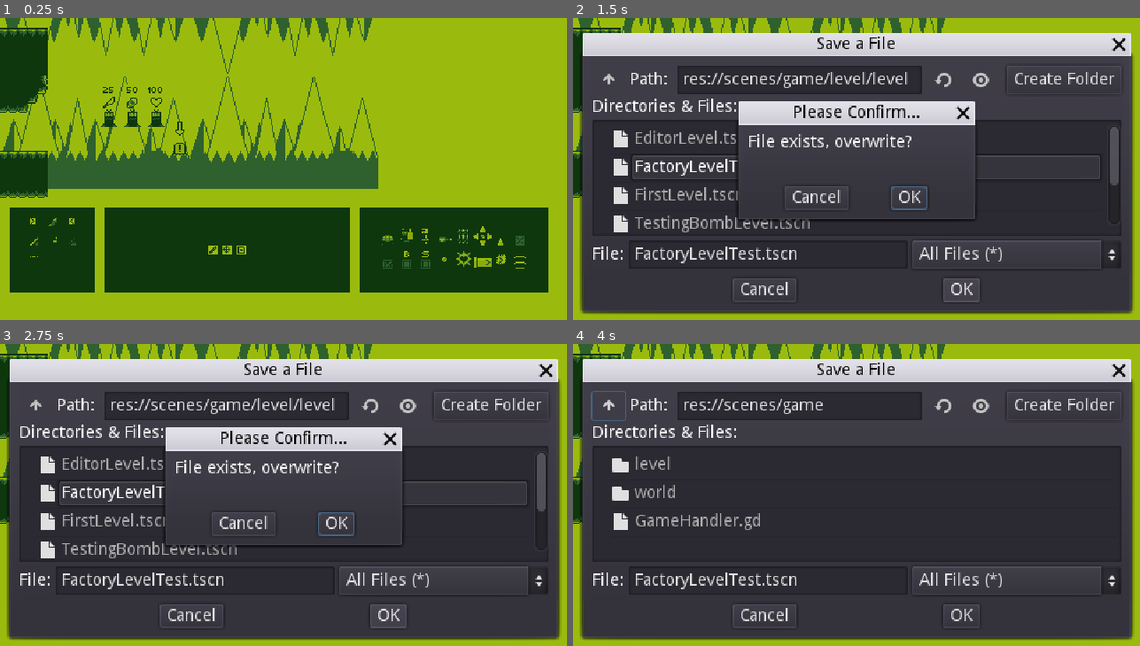
Above: before the commit, frames 1-4 (two rows, left to right).
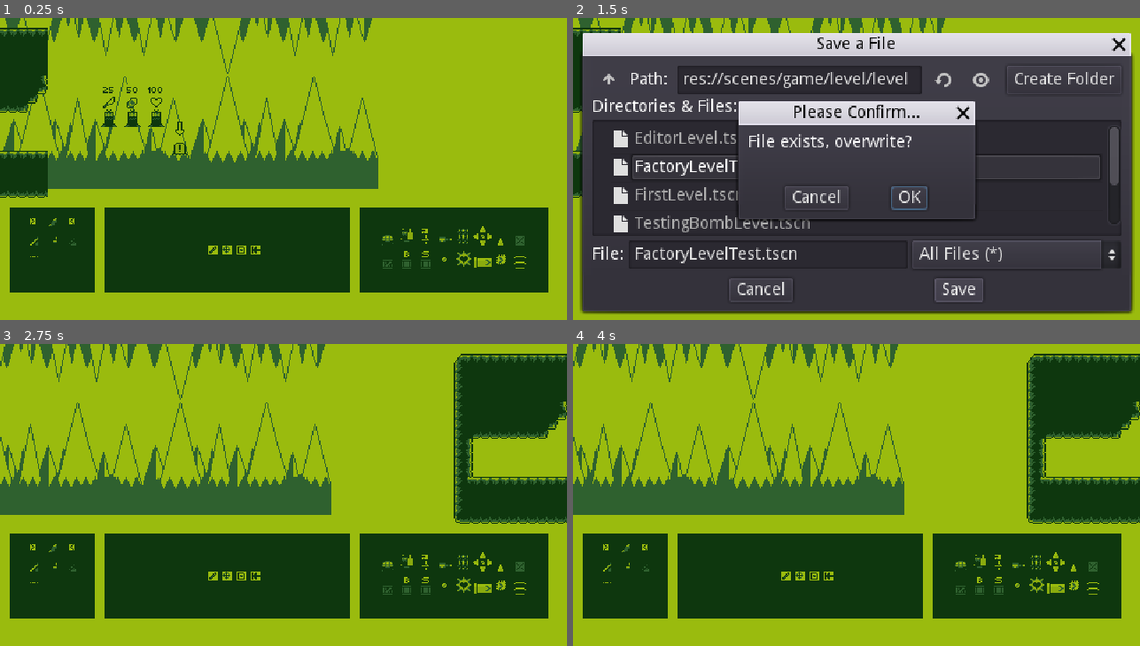
Above: after the commit, the same moments.

Repository: AlanRostem/TurboTrooper
Game: Godot game, scene res://scenes/editor/Editor.tscn
The game is run twice, just before and just after one commit, with the same random seed, the same clock (stepped at 60 frames per second) and the same inputs. Sound files missing from this copy of the repository are replaced by a short silence.
Inputs (mouse positions are in pixels of both pictures, inside the frame that each line leads up to):
- Up to frame 1 (0.25 s): no input
- Up to frame 2 (1.5 s): click (811, 250) at 0.5 s; click "OK" (after the commit: "Save") at 1.25 s
- Up to frame 3 (2.75 s): click "OK" at 2 s
- Up to frame 4 (4 s): click (607, 404) at 2.77 s; click (607, 404) at 3.52 s

The runs differ from the first frame. In frame 1, less than 0.1% of the frame differs, in the area x 44-46%, y 75-79%; in frame 2, 0.5%; in frame 3, 93%; in frame 4, 93%, in the area x 0-100%, y 0-99%.

Commit message:
loading works!

Diff:
--- a/project/scenes/editor/Canvas.gd
+++ b/project/scenes/editor/Canvas.gd
@@ -101,6 +101,15 @@
 func get_canvas_tool():
 	return __canvas_tool
 
+func set_level(level):
+	if __level != null:
+		__level.queue_free()
+	__level = level
+	add_child(__level)
+
+func get_level():
+	return __level
+
 func position_to_tile(pos):
 	var tile_size = __level.get_game_world().get_tile_size()
 	return (pos / tile_size).floor()
@@ -111,27 +120,3 @@
 
 func is_tile_occupied(tile):
 	return get_tile(tile) != -1 or get_entity_at_tile(tile) != null
-
-func save(path: String):
-	__level.player_node.set_camera_follow(true)
-	var scene_root = __level
-	__set_owner(scene_root, scene_root)
-	var scene = PackedScene.new()
-	scene.pack(scene_root)
-	ResourceSaver.save(path, scene)
-	__level.player_node.set_camera_follow(false)
-
-func __set_owner(node, root):
-	if node != root:
-		node.owner = root
-	for child in node.get_children():
-		if !__is_instanced_from_scene(child):
-			__set_owner(child, root)
-		else:
-			child.owner = root
-
-func __is_instanced_from_scene(node):
-	return !node.filename.empty()
-
-func _on_FileDialog_file_selected(path):
-	save(path)
--- a/project/scenes/editor/Editor.gd
+++ b/project/scenes/editor/Editor.gd
@@ -9,11 +9,50 @@
 onready var __file_dialog = $MenuLayer/FileDialog
 
 
+
 func get_editor_canvas():
 	return __canvas
 
 func _on_PauseButton_pressed():
 	get_tree().paused = !get_tree().paused
 
+func save(path: String):
+	var level = __canvas.get_level()
+	level.player_node.set_camera_follow(true)
+	var scene_root = level
+	__set_owner(scene_root, scene_root)
+	var scene = PackedScene.new()
+	scene.pack(scene_root)
+	ResourceSaver.save(path, scene)
+	level.player_node.set_camera_follow(false)
+
+func load_level(path: String):
+	var scene = load(path)
+	__canvas.set_level(scene.instance())
+
+func __set_owner(node, root):
+	if node != root:
+		node.owner = root
+	for child in node.get_children():
+		if !__is_instanced_from_scene(child):
+			__set_owner(child, root)
+		else:
+			child.owner = root
+
+func __is_instanced_from_scene(node):
+	return !node.filename.empty()
+
 func _on_SaveButton_pressed():
+	__file_dialog.mode = FileDialog.MODE_SAVE_FILE
 	__file_dialog.popup()
+
+func _on_LoadButton_pressed():
+	__file_dialog.mode = FileDialog.MODE_OPEN_FILE
+	__file_dialog.popup()
+
+func _on_FileDialog_file_selected(path):
+	match __file_dialog.mode:
+		FileDialog.MODE_SAVE_FILE:
+			save(path)
+		FileDialog.MODE_OPEN_FILE:
+			load_level(path)
--- a/project/scenes/editor/Editor.tscn
+++ b/project/scenes/editor/Editor.tscn
@@ -108,6 +108,10 @@
 atlas = ExtResource( 7 )
 region = Rect2( 8, 16, 8, 8 )
 
+[sub_resource type="AtlasTexture" id=22]
+atlas = ExtResource( 7 )
+region = Rect2( 0, 24, 8, 8 )
+
 [node name="Editor" type="Control"]
 pause_mode = 2
 anchor_right = 1.0
@@ -329,6 +333,12 @@
 margin_right = 32.0
 group = SubResource( 18 )
 texture_normal = SubResource( 21 )
+
+[node name="LoadButton" parent="MenuLayer/Tools/HBoxContainer" instance=ExtResource( 9 )]
+margin_left = 36.0
+margin_right = 44.0
+group = SubResource( 18 )
+texture_normal = SubResource( 22 )
 
 [node name="Tiles" type="Panel" parent="MenuLayer"]
 anchor_top = 0.5
@@ -410,4 +420,5 @@
 }
 
 [connection signal="pressed" from="MenuLayer/Tools/HBoxContainer/SaveButton" to="." method="_on_SaveButton_pressed"]
-[connection signal="file_selected" from="MenuLayer/FileDialog" to="Canvas" method="_on_FileDialog_file_selected"]
+[connection signal="pressed" from="MenuLayer/Tools/HBoxContainer/LoadButton" to="." method="_on_LoadButton_pressed"]
+[connection signal="file_selected" from="MenuLayer/FileDialog" to="." method="_on_FileDialog_file_selected"]
Binary file changed: project/assets/sprites/editor/buttons.png
Not shown: 1 places in project/scenes/editor/Editor.tscn that only renumber resources
